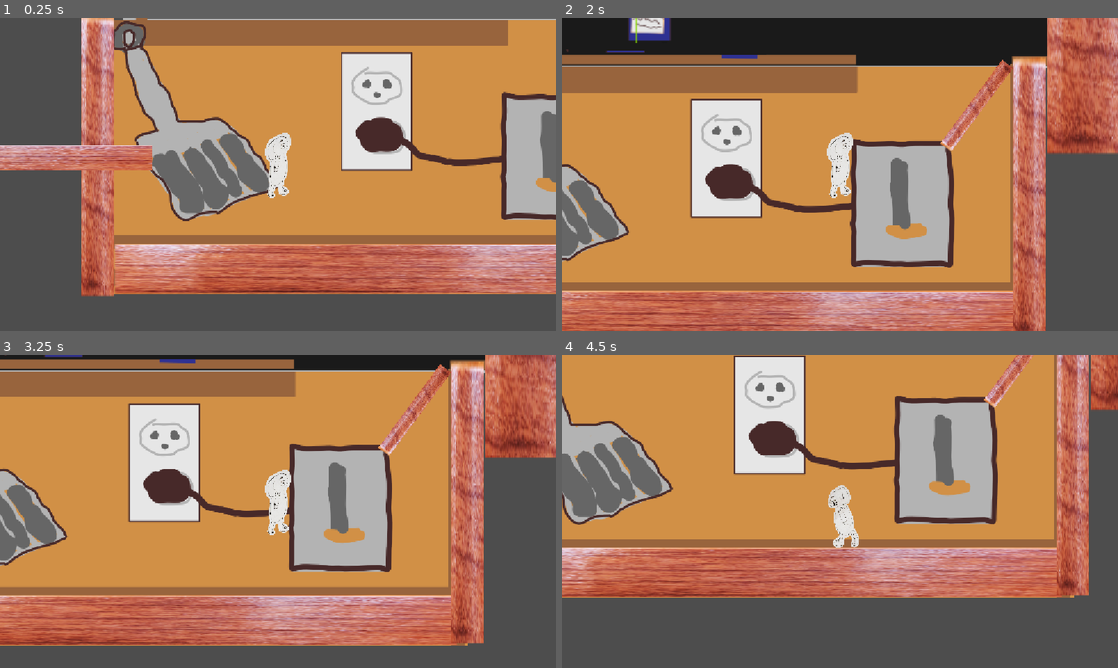
Above: before the commit, frames 1-4 (two rows, left to right).
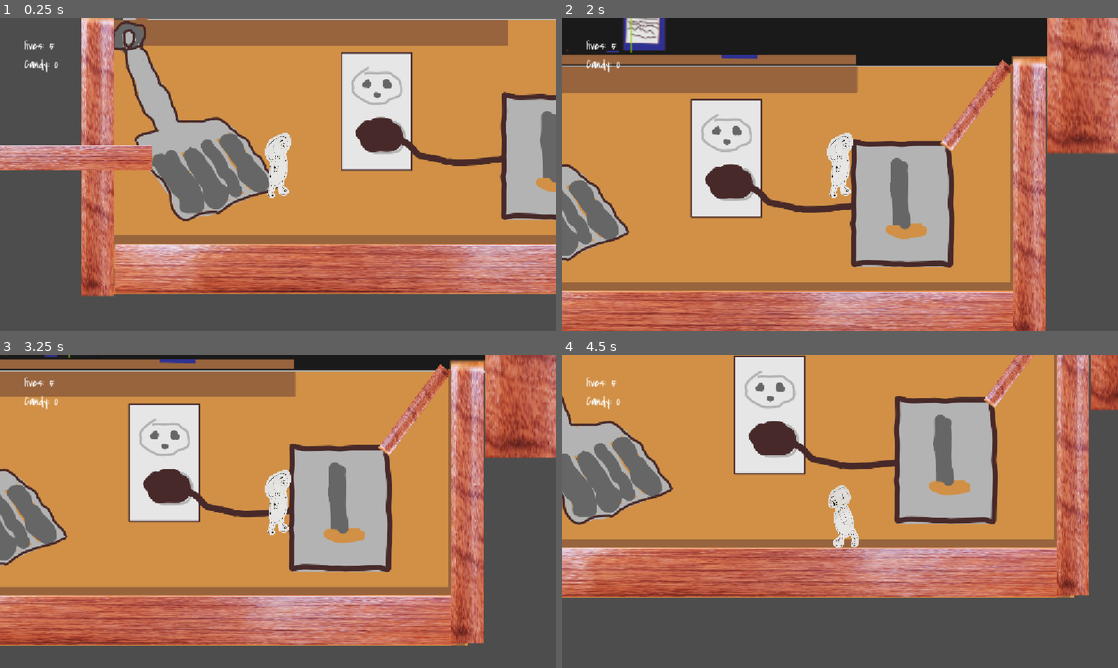
Above: after the commit, the same moments.

Repository: lmg-crono/group-project-final
Game: Godot game, scene res://node_2d.tscn
Same seed, same stepped clock (60 frames per second), same inputs: the game is played once before the commit and once after it. The engine's default icon, where the game draws it, is replaced by a stand-in: a white triangle on a blue panel in a dark square.
Inputs:
- Up to frame 1 (0.25 s): no input
- Up to frame 2 (2 s): hold Right (walk_right) from 0.53 s (still down); tap Space (jump) at 0.77, 1.52 s
- Up to frame 3 (3.25 s): release Right (walk_right) at 2.03 s; hold Left (walk_left) 2.03-2.78 s; hold Right (walk_right) from 2.78 s (still down); tap Space (jump) at 3.02 s
- Up to frame 4 (4.5 s): tap Space (jump) at 3.77 s; release Right (walk_right) at 4.28 s; hold Left (walk_left) from 4.28 s (still down)

The runs differ from the first frame. In frame 1, 0.2% of the frame differs, in the area x 4-11%, y 7-18%; in frame 2, 1.0%, in the area x 4-20%, y 0-18%; in frame 3, 0.2%; in frame 4, 0.2%.

Commit message:
added victory

Diff:
--- a/credits.tscn
+++ b/credits.tscn
@@ -27,7 +27,7 @@
 
 [node name="Label" type="Label" parent="MarginContainer/CenterContainer/VBoxContainer" unique_id=896936334]
 layout_mode = 2
-text = "Thanks for playing
+text = "           You died
 Game by Ezra and Nick"
 
 [node name="Button" type="Button" parent="MarginContainer/CenterContainer/VBoxContainer" unique_id=1162141635]
--- a/node_2d.tscn
+++ b/node_2d.tscn
@@ -23,6 +23,7 @@
 [ext_resource type="PackedScene" uid="uid://bg2ciqpmltnwy" path="res://woodplatform_5.tscn" id="19_7vxoj"]
 [ext_resource type="PackedScene" uid="uid://dy4hlvu4lw7qg" path="res://area_enemy.tscn" id="20_fs4d3"]
 [ext_resource type="Texture2D" uid="uid://cweoqv6wh77ac" path="res://Candy.png" id="22_ei405"]
+[ext_resource type="Script" uid="uid://5ufp0q3ywxhj" path="res://victory.gd" id="24_2nhjh"]
 
 [sub_resource type="RectangleShape2D" id="RectangleShape2D_fwou7"]
 size = Vector2(28.068527, 131.16994)
@@ -77,6 +78,9 @@
 
 [sub_resource type="RectangleShape2D" id="RectangleShape2D_0hfnm"]
 size = Vector2(214.59578, 25.82904)
+
+[sub_resource type="RectangleShape2D" id="RectangleShape2D_nt8xu"]
+size = Vector2(508.39648, 736.7969)
 
 [sub_resource type="RectangleShape2D" id="RectangleShape2D_1yvjy"]
 size = Vector2(75, 11)
@@ -195,7 +199,7 @@
 
 [node name="Physics Enemy" parent="." unique_id=1685907076 instance=ExtResource("6_flf07")]
 z_index = 2
-position = Vector2(1776, -707)
+position = Vector2(1827, -454)
 speed = 3
 
 [node name="Physics Enemy2" parent="." unique_id=1684337806 instance=ExtResource("6_flf07")]
@@ -218,7 +222,6 @@
 [node name="CanvasLayer" type="CanvasLayer" parent="." unique_id=541564298]
 
 [node name="Control" type="Control" parent="CanvasLayer" unique_id=1942786605]
-visible = false
 layout_mode = 3
 anchors_preset = 15
 anchor_right = 1.0
@@ -313,7 +316,7 @@
 shape = SubResource("RectangleShape2D_gjg0o")
 
 [node name="Pivot box" parent="." unique_id=1506112684 instance=ExtResource("13_7vxoj")]
-position = Vector2(112, -128)
+position = Vector2(101, -107)
 
 [node name="StaticBody2D6" type="StaticBody2D" parent="." unique_id=255279753]
 
@@ -527,6 +530,14 @@
 scale = Vector2(0.24980474, 0.23344289)
 texture = ExtResource("22_ei405")
 
+[node name="victory" type="Area2D" parent="Candy" unique_id=1379697097]
+script = ExtResource("24_2nhjh")
+
+[node name="CollisionShape2D" type="CollisionShape2D" parent="Candy/victory" unique_id=541183407]
+position = Vector2(34.026367, -4.2836914)
+scale = Vector2(1, 0.9999997)
+shape = SubResource("RectangleShape2D_nt8xu")
+
 [node name="AudioStreamPlayer2D" type="AudioStreamPlayer2D" parent="." unique_id=1572514996]
 
 [node name="StaticBody2D14" type="StaticBody2D" parent="." unique_id=519807263]
@@ -537,3 +548,4 @@
 
 [connection signal="body_entered" from="Fall Detector" to="Fall Detector" method="_on_body_entered"]
 [connection signal="body_entered" from="win" to="win" method="_on_body_entered"]
+[connection signal="body_entered" from="Candy/victory" to="Candy/victory" method="_on_body_entered"]
--- /dev/null
+++ b/victory.gd
@@ -0,0 +1,6 @@
+extends Area2D
+
+func _on_body_entered(body: Node2D) -> void:
+	print("you win")
+	# if body.name == "CharacterBody2D":
+	get_tree().change_scene_to_file("res://victory.tscn")
--- /dev/null
+++ b/victory.tscn
@@ -0,0 +1,59 @@
+[gd_scene format=3 uid="uid://d1x6g7cks7e3g"]
+
+[ext_resource type="Script" uid="uid://c3o2b8kl8kkwd" path="res://button.gd" id="1_v31sk"]
+[ext_resource type="Texture2D" uid="uid://8yh7retj54el" path="res://2.png" id="2_qr7ta"]
+
+[node name="victory" type="Node2D" unique_id=1001791328]
+
+[node name="Control" type="Control" parent="." unique_id=1921758035]
+layout_mode = 3
+anchors_preset = 0
+offset_right = 40.0
+offset_bottom = 40.0
+
+[node name="MarginContainer" type="MarginContainer" parent="Control" unique_id=1573272795]
+layout_mode = 1
+anchors_preset = 15
+anchor_right = 1.0
+anchor_bottom = 1.0
+offset_left = -88.5
+offset_top = -55.0
+offset_right = 48.5
+offset_bottom = 15.0
+grow_horizontal = 2
+grow_vertical = 2
+
+[node name="CenterContainer" type="CenterContainer" parent="Control/MarginContainer" unique_id=863340354]
+layout_mode = 2
+
+[node name="VBoxContainer" type="VBoxContainer" parent="Control/MarginContainer/CenterContainer" unique_id=1121149196]
+layout_mode = 2
+
+[node name="Label" type="Label" parent="Control/MarginContainer/CenterContainer/VBoxContainer" unique_id=1532657003]
+layout_mode = 2
+text = "          You win!!!!!!!
+    thanks for playing
+Game by Ezra and Nick"
+
+[node name="Button" type="Button" parent="Control/MarginContainer/CenterContainer/VBoxContainer" unique_id=265179743]
+layout_mode = 2
+text = "Play Again?"
+script = ExtResource("1_v31sk")
+
+[node name="2" type="Sprite2D" parent="Control/MarginContainer/CenterContainer/VBoxContainer" unique_id=1759767078]
+position = Vector2(-190, 29)
+texture = ExtResource("2_qr7ta")
+
+[node name="3" type="Sprite2D" parent="Control/MarginContainer/CenterContainer/VBoxContainer" unique_id=52202805]
+position = Vector2(407, 34)
+texture = ExtResource("2_qr7ta")
+
+[node name="4" type="Sprite2D" parent="Control/MarginContainer/CenterContainer/VBoxContainer" unique_id=460833178]
+position = Vector2(113, 247)
+texture = ExtResource("2_qr7ta")
+
+[node name="5" type="Sprite2D" parent="Control/MarginContainer/CenterContainer/VBoxContainer" unique_id=546489369]
+position = Vector2(111, -286)
+texture = ExtResource("2_qr7ta")
+
+[connection signal="button_down" from="Control/MarginContainer/CenterContainer/VBoxContainer/Button" to="Control/MarginContainer/CenterContainer/VBoxContainer/Button" method="_on_button_down"]
Not shown, added: victory.gd.uid
